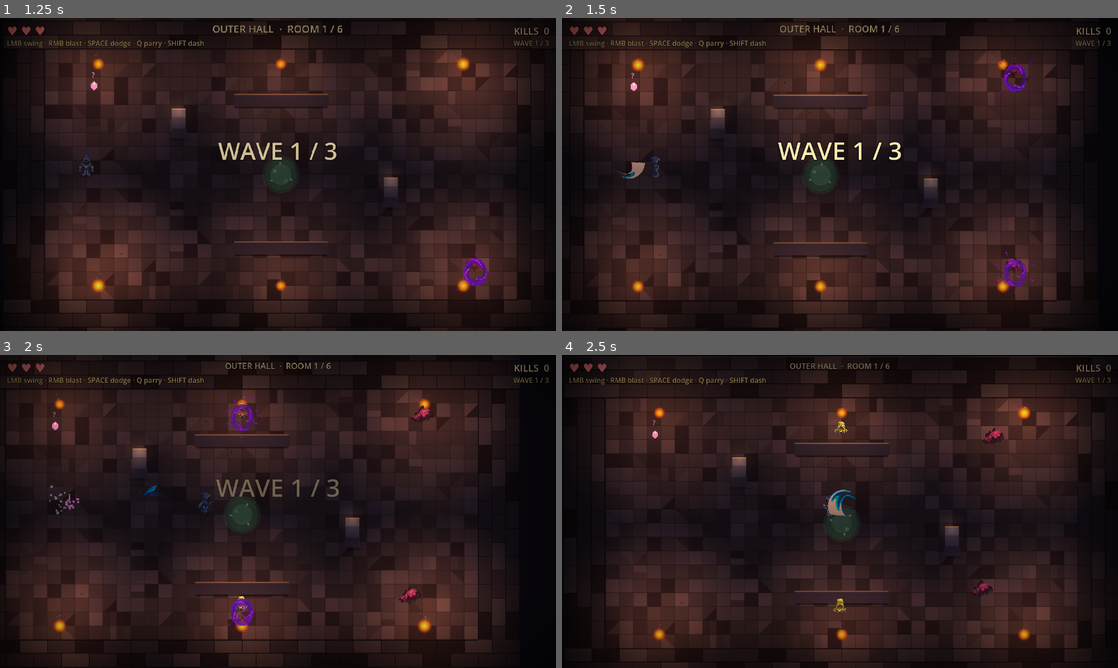
Above: before the commit, frames 1-4 (two rows, left to right).
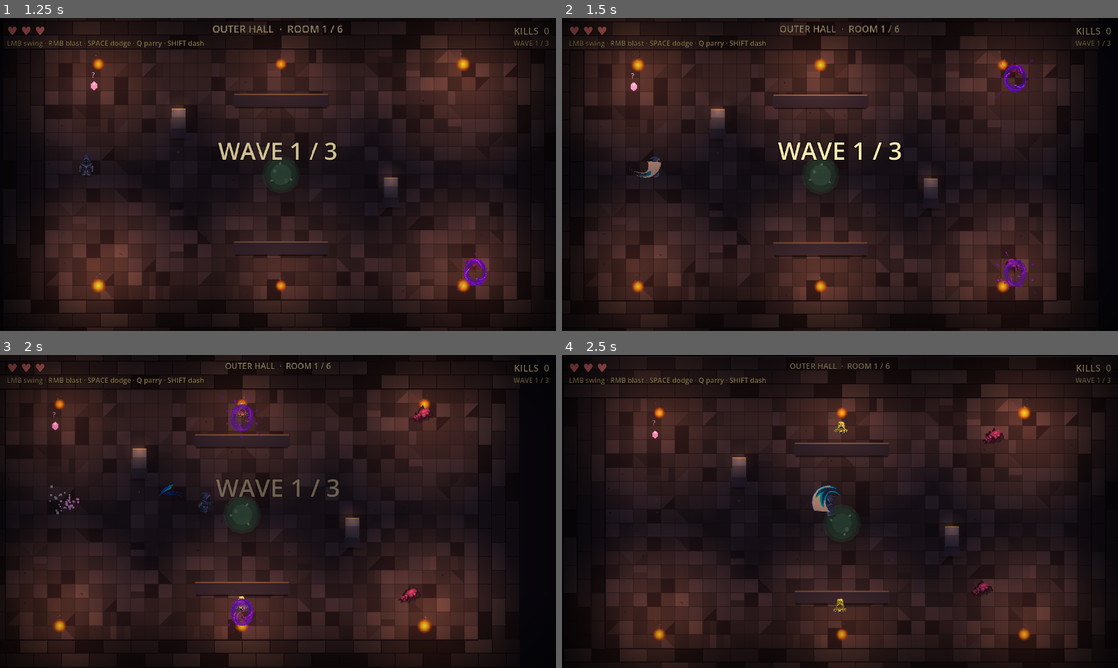
Above: after the commit, the same moments.

Repository: alitaghva1/ethera
Game: Godot game, scene res://scenes/main_menu.tscn
The game is run twice, just before and just after one commit, with the same random seed, the same clock (stepped at 60 frames per second) and the same inputs.
Inputs (mouse positions are in pixels of both pictures, inside the frame that each line leads up to):
- Up to frame 1 (1.25 s): click "BEGIN" at 0.5 s
- Up to frame 2 (1.5 s): tap Enter at 1.25 s; move the mouse to (962, 158) at 1.27 s; press the mouse at (962, 158) at 1.28 s; hold D (move_right) from 1.28 s (still down)
- Up to frame 3 (2 s): keep holding D (move_right); tap Shift (dash_strike) at 1.55 s
- Up to frame 4 (2.5 s): release D (move_right) at 2 s; release the mouse at (962, 495) at 2 s; drag from (728, 527) to (617, 426) at 2.02 s

Frame 1 is identical in both runs. In frame 2, 0.2% of the frame differs, in the area x 9-18%, y 45-52%; in frame 3, less than 0.1%; in frame 4, 0.4%, in the area x 44-53%, y 41-52%.

Commit message:
feat(godot iter-89): slash position fix — forward offset in aim direction
User reported the slash "is almost happening ahead or behind it" depending
on aim direction. Diagnosed: the iter-88 Frostwindz slash sheet has its
arc visual mass concentrated in the upper-right diagonal of the 128px
cell. With the AnimatedSprite2D centered at hero position + the standard
VFX_HEIGHT_OFFSET, that put the arc off-axis from the swing direction —
hence the "ahead/behind" feel.

Fix uses AnimatedSprite2D.offset in LOCAL coords. Local coords rotate
with the node, so the texture always shifts in the aim direction
regardless of which way the hero is facing. 48 native px ≈ 38% of the
128px cell, which pushes the slash's "swing origin" to hero position
with the arc's full sweep extending forward.

Changes:
- fx_sprite.gd: spawn() now reads opts.offset and propagates to
  AnimatedSprite2D.offset. Default Vector2.ZERO keeps all other FX
  (dash_impact, parry_burst, spawn_portal, hit_spark) unchanged.
- screen_flash.gd: new SLASH_FORWARD_OFFSET=48.0 const, passed as
  Vector2(SLASH_FORWARD_OFFSET, 0.0) in the slash spawn opts.
- test_iter89.gd: 5 assertions covering propagation + the screen_flash
  const + value sanity (>0 and ≤80).

All 19 integration tests pass (iter 65 → iter 89).

Co-Authored-By: Claude Opus 4.7 (1M context) <noreply@anthropic.com>

Diff:
--- a/slime-depths-godot/scripts/fx_sprite.gd
+++ b/slime-depths-godot/scripts/fx_sprite.gd
@@ -52,6 +52,13 @@
 	fx.rotation = float(opts.get("rotation", 0.0))
 	fx.scale = opts.get("scale", Vector2(1.0, 1.0))
 	fx.modulate = opts.get("modulate", Color(1.0, 1.0, 1.0, 1.0))
+	# iter-89: optional texture offset (LOCAL coords, rotates + scales
+	# with the node). Used by the slash to push the sprite forward in
+	# the aim direction so the slash arc's visual mass appears IN FRONT
+	# of the hero instead of centered on them. Native pixels — gets
+	# scaled by fx.scale. Default (0,0) keeps existing FX behavior
+	# unchanged.
+	fx.offset = opts.get("offset", Vector2.ZERO)
 	# Wire the auto-free on animation_finished. Each FxSprite is
 	# single-shot — fires its animation, then queue_frees.
 	fx.animation_finished.connect(fx.queue_free)
--- a/slime-depths-godot/scripts/screen_flash.gd
+++ b/slime-depths-godot/scripts/screen_flash.gd
@@ -176,11 +176,26 @@
 	#   aim.angle()     → rotation so the arc points where the player is
 	#                     swinging at
 	var scale_mul: float = clampf(float(opts.get("width", 14.0)) / 18.0, 0.7, 1.3)
+	# iter-89: shift the slash texture FORWARD in local coords so the
+	# arc's visual mass appears IN FRONT of the hero. The Frostwindz
+	# slash sheet has its arc concentrated in the upper-right diagonal
+	# of the 128px cell — centered on hero, that puts the slash mass
+	# off-axis from the swing direction (the user-reported "ahead or
+	# behind" feel). Local-coord offset rotates with the node, so the
+	# texture always shifts in the aim direction regardless of which
+	# way the hero is facing.
+	#
+	# 48 native px ≈ 38% of the 128px cell — pushes the "swing origin"
+	# of the slash to the hero position, with the arc's full sweep
+	# extending forward. Tune if playtesting reads it as too-far or
+	# too-close.
+	const SLASH_FORWARD_OFFSET: float = 48.0
 	FxSprite.spawn(parent, world_pos, "slash_arc", {
 		"rotation": aim.angle(),
 		"scale": Vector2(scale_mul, scale_mul * float(swing_sign)),
 		"modulate": opts.get("color", Color(1.0, 1.0, 1.0, 1.0)),
 		"z_index": 5,
+		"offset": Vector2(SLASH_FORWARD_OFFSET, 0.0),
 	})
 
 func _on_hero_blasted(world_pos: Vector2, aim: Vector2) -> void:
--- /dev/null
+++ b/slime-depths-godot/tests/test_iter89.gd
@@ -0,0 +1,83 @@
+extends SceneTree
+
+# Iter 89 — slash position fix. The iter-88 Frostwindz slash sheet has
+# its arc visual mass concentrated in the upper-right diagonal of the
+# 128px cell. With the AnimatedSprite2D centered at hero position +
+# VFX_HEIGHT_OFFSET, that put the arc off-axis from the swing
+# direction — user reported the slash "is almost happening ahead or
+# behind it" depending on aim direction.
+#
+# Fix: AnimatedSprite2D.offset in LOCAL coords (rotates with the node)
+# shifts the texture forward in the aim direction. Default Vector2.ZERO
+# keeps existing FX behavior unchanged.
+func _initialize() -> void:
+	var ok := true
+
+	# ═══ FxSprite accepts offset opt ═══
+	var fxs := load("res://scripts/fx_sprite.gd")
+	if fxs == null:
+		push_error("FAIL: fx_sprite.gd failed to load")
+		ok = false
+	else:
+		var src := FileAccess.get_file_as_string("res://scripts/fx_sprite.gd")
+		if not src.contains("fx.offset = opts.get(\"offset\""):
+			push_error("FAIL: fx_sprite.gd doesn't read opts.offset")
+			ok = false
+		else:
+			print("OK fx_sprite.gd accepts opts.offset for AnimatedSprite2D.offset")
+
+	# ═══ Runtime smoke — pass offset and verify it lands on the sprite ═══
+	if fxs != null and fxs.has_method("spawn"):
+		var host := Node2D.new()
+		root.add_child(host)
+		var test_offset := Vector2(48.0, 0.0)
+		var fx = fxs.spawn(host, Vector2(640, 384), "slash_arc", {
+			"offset": test_offset,
+		})
+		if fx == null:
+			push_error("FAIL: FxSprite.spawn returned null for slash_arc")
+			ok = false
+		elif fx.offset != test_offset:
+			push_error("FAIL: FxSprite.offset not propagated, got %s expected %s" % [str(fx.offset), str(test_offset)])
+			ok = false
+		else:
+			print("OK FxSprite propagates opts.offset to AnimatedSprite2D.offset")
+
+	# ═══ screen_flash.gd passes a forward offset for slash ═══
+	var sf_src := FileAccess.get_file_as_string("res://scripts/screen_flash.gd")
+	if not sf_src.contains("SLASH_FORWARD_OFFSET"):
+		push_error("FAIL: screen_flash.gd doesn't define SLASH_FORWARD_OFFSET const")
+		ok = false
+	else:
+		print("OK screen_flash.gd has SLASH_FORWARD_OFFSET const")
+
+	if not sf_src.contains("\"offset\": Vector2(SLASH_FORWARD_OFFSET, 0.0)"):
+		push_error("FAIL: screen_flash.gd doesn't pass offset to FxSprite.spawn")
+		ok = false
+	else:
+		print("OK screen_flash.gd passes forward offset to slash FxSprite")
+
+	# ═══ Offset is non-zero (sanity — zero offset would defeat the fix) ═══
+	# Regex out the const value to assert it's > 0.
+	var re := RegEx.new()
+	re.compile("SLASH_FORWARD_OFFSET:\\s*float\\s*=\\s*(\\d+(?:\\.\\d+)?)")
+	var m := re.search(sf_src)
+	if m == null:
+		push_error("FAIL: SLASH_FORWARD_OFFSET constant not parseable")
+		ok = false
+	else:
+		var val: float = float(m.get_string(1))
+		if val <= 0.0:
+			push_error("FAIL: SLASH_FORWARD_OFFSET is %s, should be > 0 to push slash forward" % val)
+			ok = false
+		elif val > 80.0:
+			push_error("FAIL: SLASH_FORWARD_OFFSET %s is too large (>80) — slash would be far in front of hero" % val)
+			ok = false
+		else:
+			print("OK SLASH_FORWARD_OFFSET = %s (forward push within reasonable range)" % val)
+
+	if ok:
+		print("=== ITER 89 INTEGRATION PASSED ===")
+	else:
+		print("=== ITER 89 INTEGRATION FAILED ===")
+	quit(0 if ok else 1)
